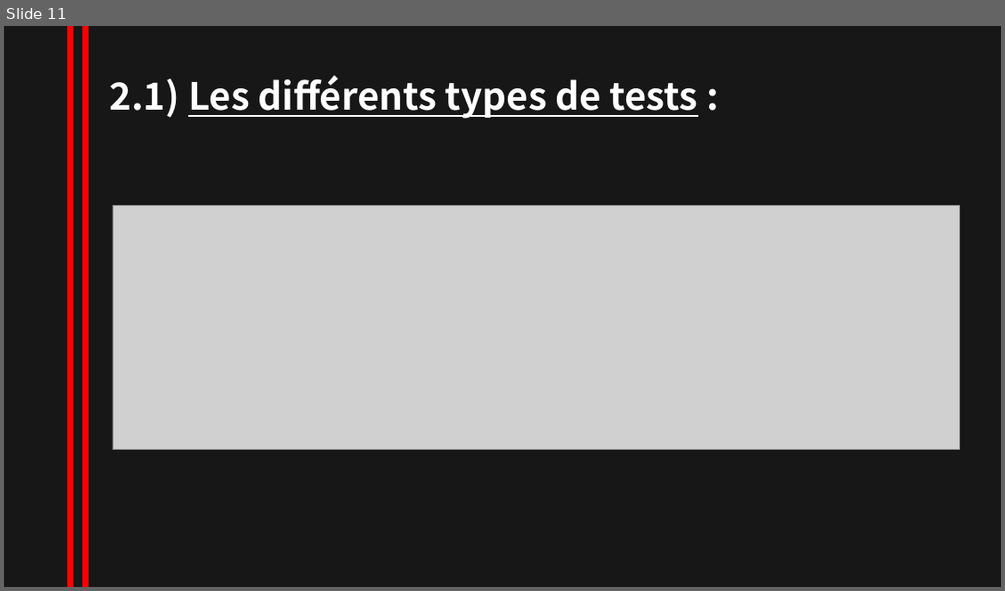
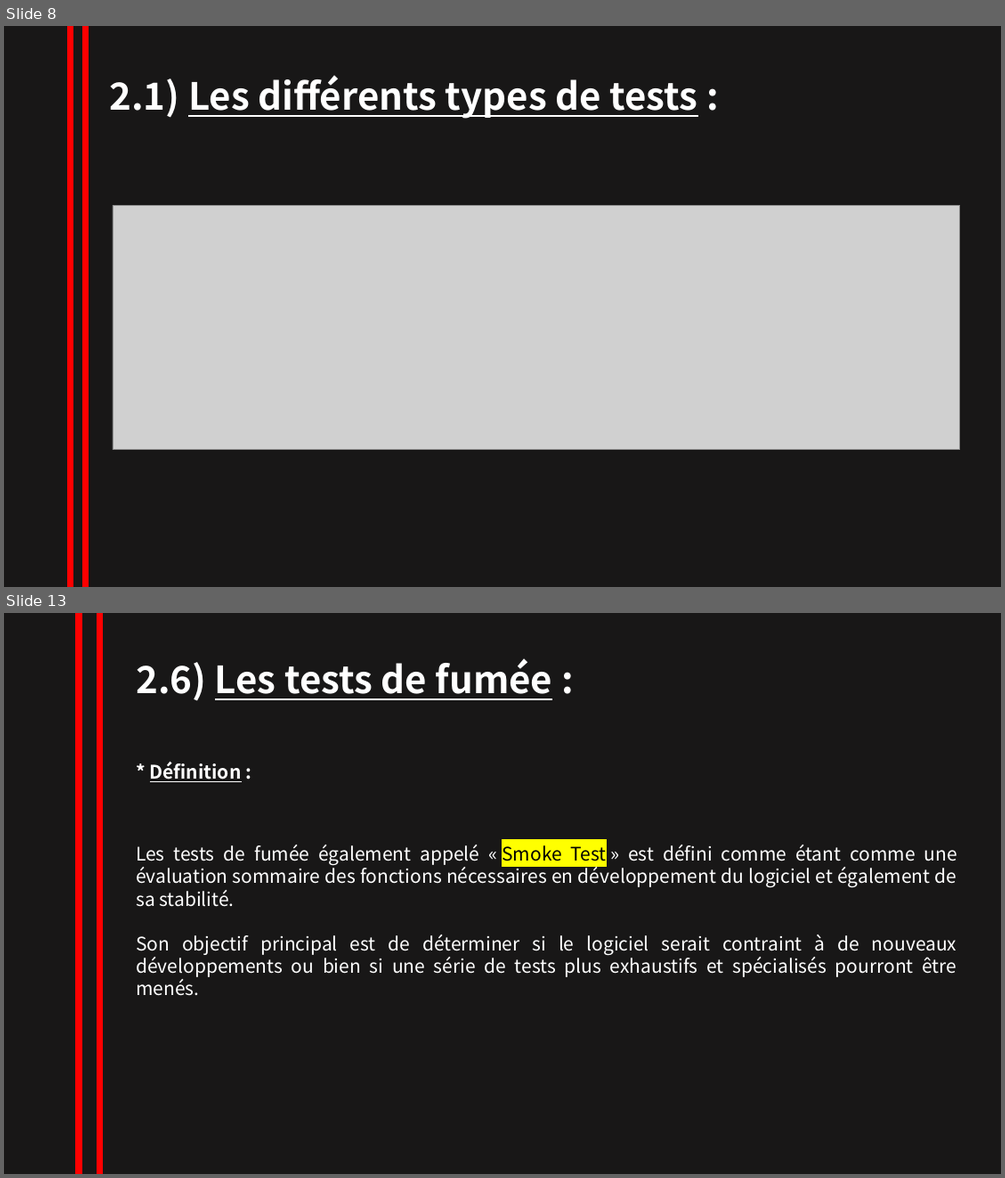
Before and after one commit to NesrineZitouni11/nesrine_zitouni, a slide deck: TRAVAUX/powerpointRevisionISTQB.pptx. Shown one above the other, each under a label of ours: slide 11 before the commit, slides 8 and 13 after it; the slides between them are not shown. The pictures are 1005x591 and 1005x1178 pixels, drawn with LibreOffice and Linux fonts; fonts in the diff are those of the drawing; grey boxes stand for pictures. Boxes give left, top, right and bottom in pixels: in the first picture for what was removed or moved away, otherwise in the second. Text is boxed around its words. In the diff, an @@ line names an element or a change of style, - is before the commit and + after.

```diff
--- a/TRAVAUX/powerpointRevisionISTQB.pptx
+++ b/TRAVAUX/powerpointRevisionISTQB.pptx
@@ slide 13 added at box(4, 613, 1001, 1174), background #181717 @@
@@ line added from (79, 613) to (79, 1174), #FF0000 6 pt @@
@@ line added from (100, 613) to (100, 1174), #FF0000 6 pt @@
@@ text added at box(136, 658, 553, 701), 36 pt, text #FFFFFF, bold, underline @@
+2.6) Les tests de fumée :
@@ text added at box(150, 762, 242, 782), 18 pt, text #FFFFFF, bold, underline @@
+* Définition :
@@ text added at box(136, 844, 957, 996), 18 pt, text #FFFFFF @@
+Les tests de fumée également appelé « Smoke Test » est défini comme étant comme une évaluation sommaire des fonctions nécessaires en développement du logiciel et également de sa stabilité.
+Son objectif principal est de déterminer si le logiciel serait contraint à de nouveaux développements ou bien si une série de tests plus exhaustifs et spécialisés pourront être menés.
@@ what was slide 11 is now slide 8 @@
```
Also in this commit, not shown: 2 slides changed, 4 other slides added, 15 slides removed.
